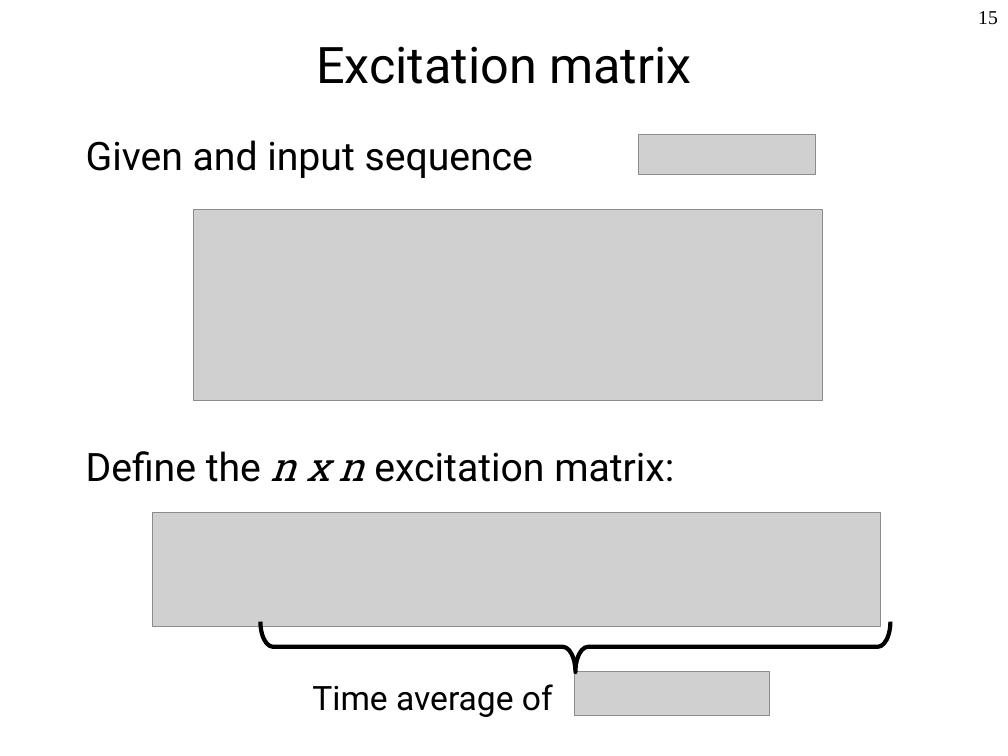
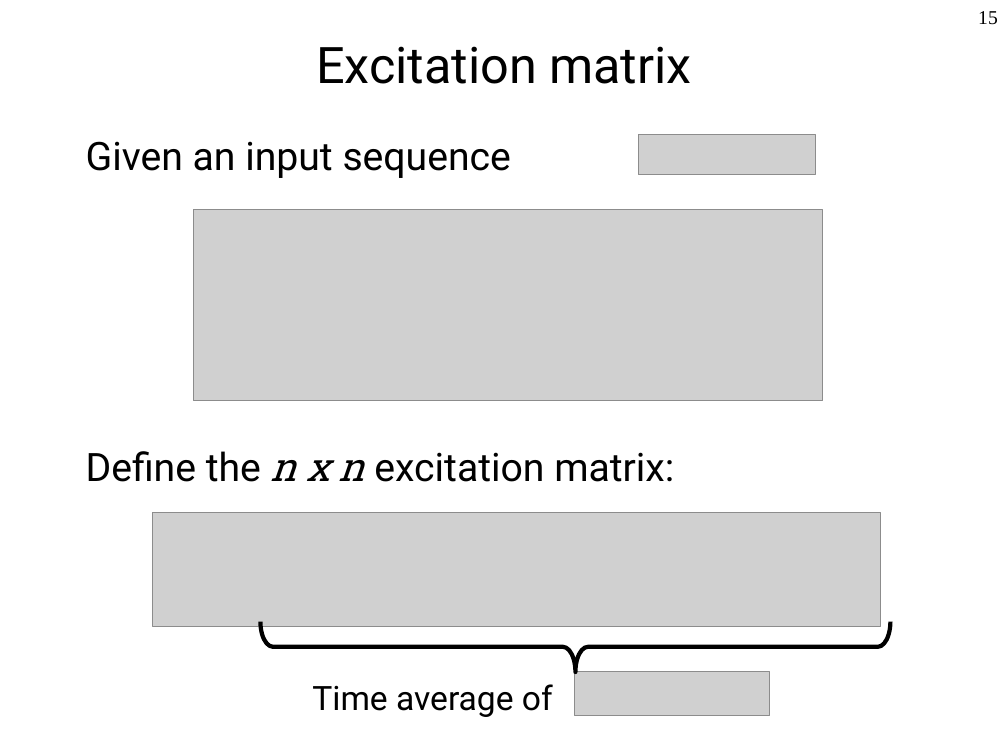
Before and after one commit to Berkeley-ME233/Berkeley-ME233.github.io, a slide deck: slide 15 of static/ME233_Sp16_L21_Parameter_Convergence.pptx. Drawn at 1008x756 pixels with LibreOffice and Linux fonts; fonts in the diff are those of the drawing; grey boxes stand for pictures. Boxes give left, top, right and bottom in pixels: in the first picture for what was removed or moved away, otherwise in the second. Text is boxed around its words. In the diff, an @@ line names an element or a change of style, - is before the commit and + after.

```diff
--- a/static/ME233_Sp16_L21_Parameter_Convergence.pptx
+++ b/static/ME233_Sp16_L21_Parameter_Convergence.pptx
@@ text at [86, 141, 511, 178]: text changed @@
-Given and input sequence
+Given an input sequence
```
Also in this commit, not shown: 1 other slide changed, 1 other file.
